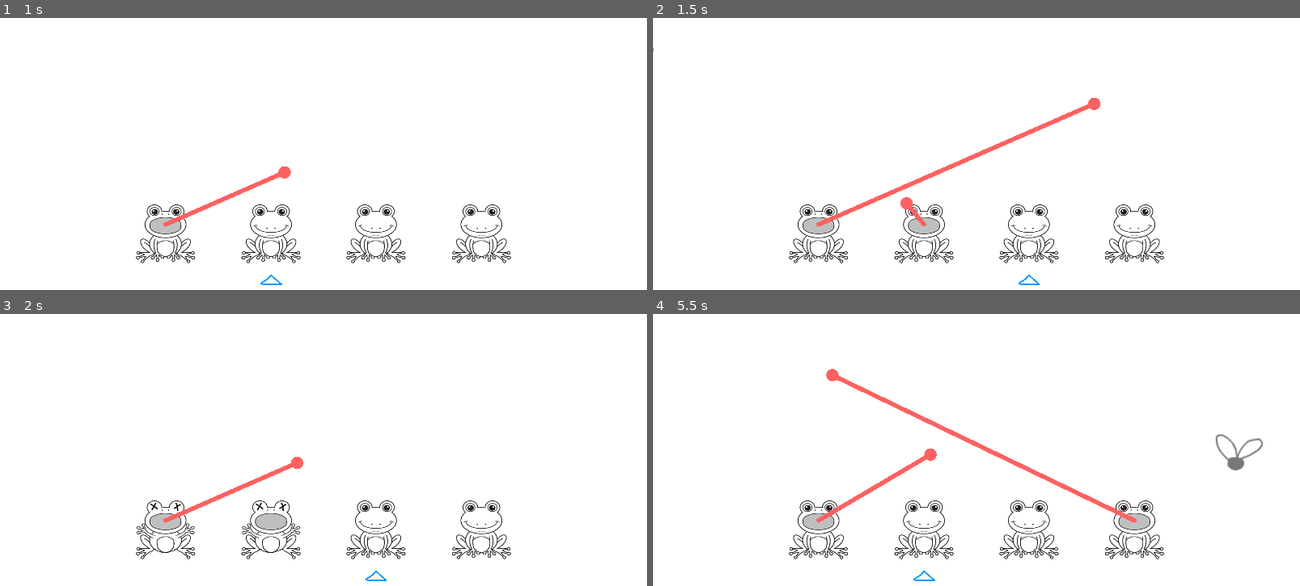
Above: before the commit, frames 1-4 (two rows, left to right).
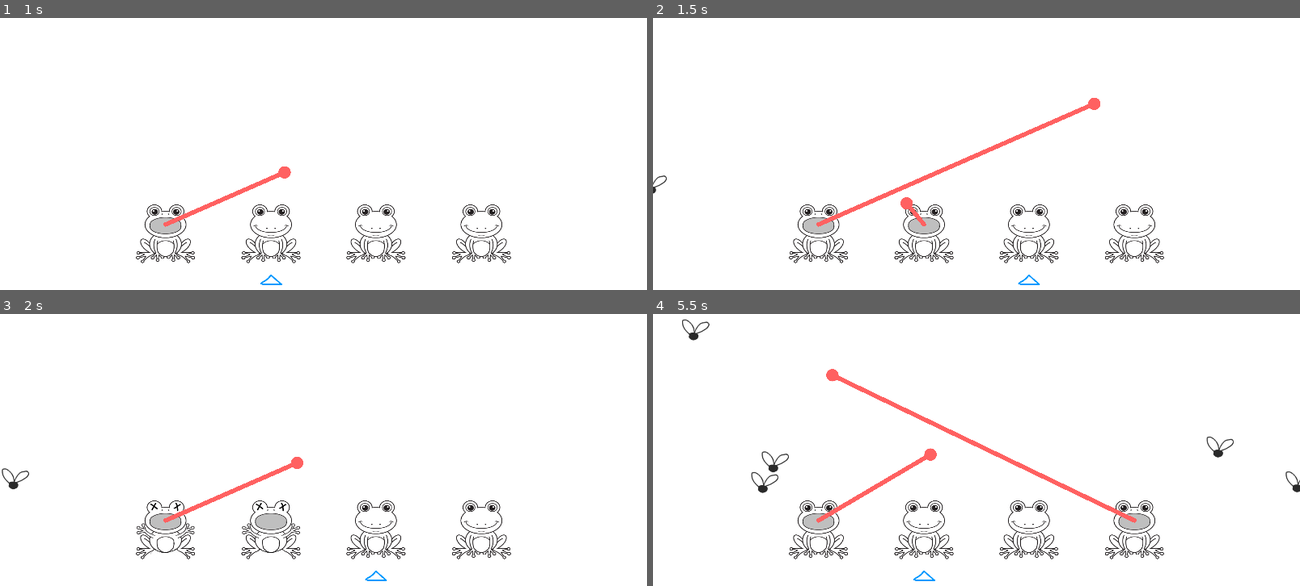
Above: after the commit, the same moments.

Repository: RichoM/time-flies
Game: Godot game, scene res://Level.tscn
Same seed, same stepped clock (60 frames per second), same inputs: the game is played once before the commit and once after it.
Inputs (mouse positions are in pixels of both pictures, inside the frame that each line leads up to):
- Up to frame 1 (1 s): tap Enter (ui_accept) at 0.5, 0.6, 0.77 s; move the mouse to (465, 94) at 0.52 s; click (465, 94) at 0.67 s
- Up to frame 2 (1.5 s): tap Enter (ui_accept) at 1.07, 1.35 s; move the mouse to (847, 132) at 1.27 s; click (847, 132) at 1.42 s
- Up to frame 3 (2 s): tap Enter (ui_accept) at 1.52, 1.82 s
- Up to frame 4 (5.5 s): move the mouse to (1041, 324) at 2.02 s; tap Enter (ui_accept) at 2.1, 2.85, 3.02, 3.32, 3.6, 3.77, 4.07, 4.35, 4.52, 4.82, 5.1 s; click (1041, 324) at 2.17 s; move the mouse to (944, 482) at 2.77 s; click (944, 482) at 2.92 s; move the mouse to (1170, 466) at 3.52 s; click (1170, 466) at 3.67 s; move the mouse to (782, 352) at 4.27 s; click (782, 352) at 4.42 s; move the mouse to (1008, 409) at 5.02 s; click (1008, 409) at 5.17 s

Frame 1 is identical in both runs. In frame 2, less than 0.1% of the frame differs, in the area x 0-3%, y 10-65%; in frame 3, 0.1%; in frame 4, 0.7%, in the area x 4-100%, y 1-66%.

Commit message:
Removing flies from scene after they escaped

Diff:
--- a/fly.gd
+++ b/fly.gd
@@ -20,10 +20,9 @@
 		scale.x += 2*delta
 		scale.y += 2*delta
 		modulate.a -= delta
+		if modulate.a <= 0.01:
+			get_parent().remove_child(self)
 		return
-
-	if Input.is_action_just_pressed("ui_accept"):
-		fly_away()
 
 	time += delta
 	position.y = y + sin(time * freq) * amp
